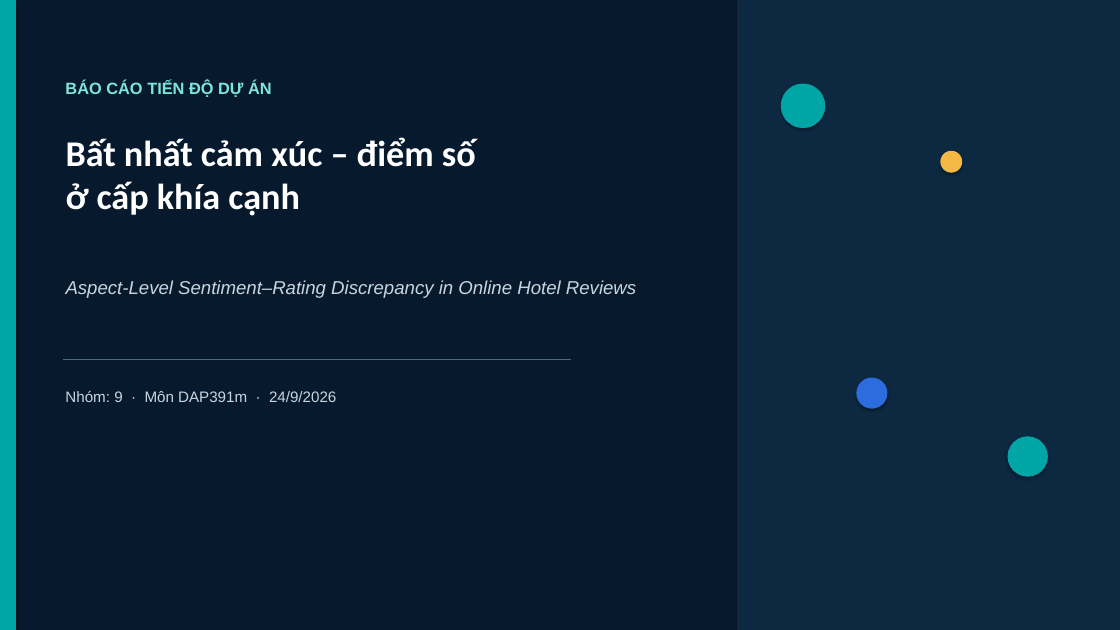
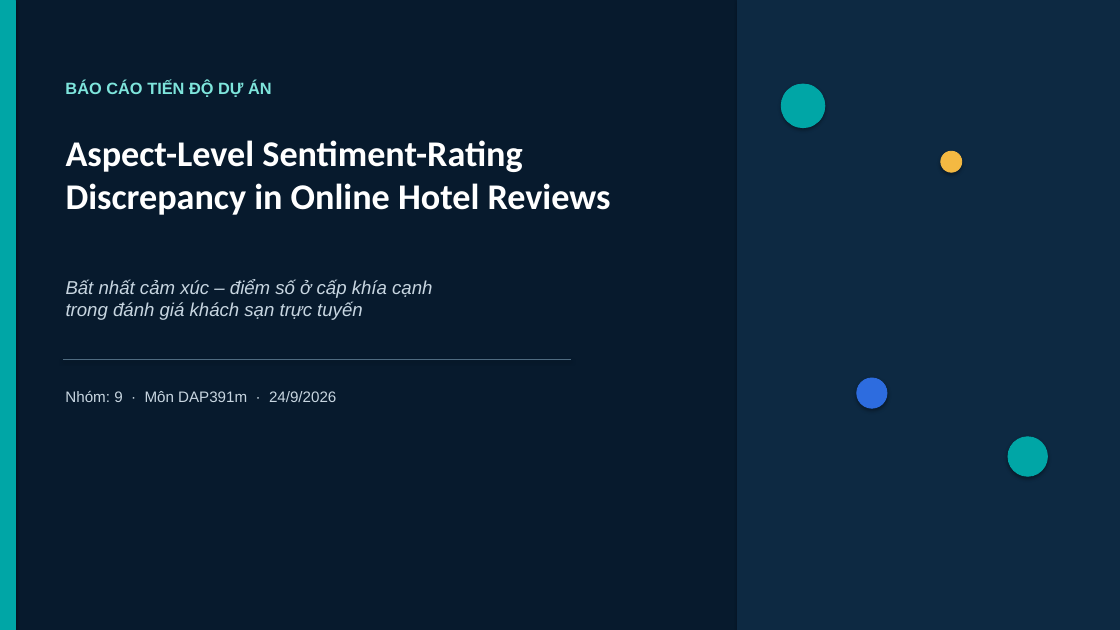
Before and after one commit to diepsang13z/sriprj, a slide deck: slide 1 of reports/presen/01_progress_report/progress_report.pptx. Drawn at 1120x630 pixels with LibreOffice and Linux fonts; fonts in the diff are those of the drawing. Boxes give left, top, right and bottom in pixels: in the first picture for what was removed or moved away, otherwise in the second. Text is boxed around its words. In the diff, an @@ line names an element or a change of style, - is before the commit and + after.

```diff
--- a/reports/presen/01_progress_report/progress_report.pptx
+++ b/reports/presen/01_progress_report/progress_report.pptx
@@ text at <box>66,140,611,215</box>: text changed @@
-Bất nhất cảm xúc – điểm số
-ở cấp khía cạnh
+Aspect-Level Sentiment-Rating
+Discrepancy in Online Hotel Reviews
@@ text at <box>66,279,432,320</box>: text changed @@
-Aspect-Level Sentiment–Rating Discrepancy in Online Hotel Reviews
+Bất nhất cảm xúc – điểm số ở cấp khía cạnh
+trong đánh giá khách sạn trực tuyến
```
Also in this commit, not shown: 4 other slides changed, 1 other file.
